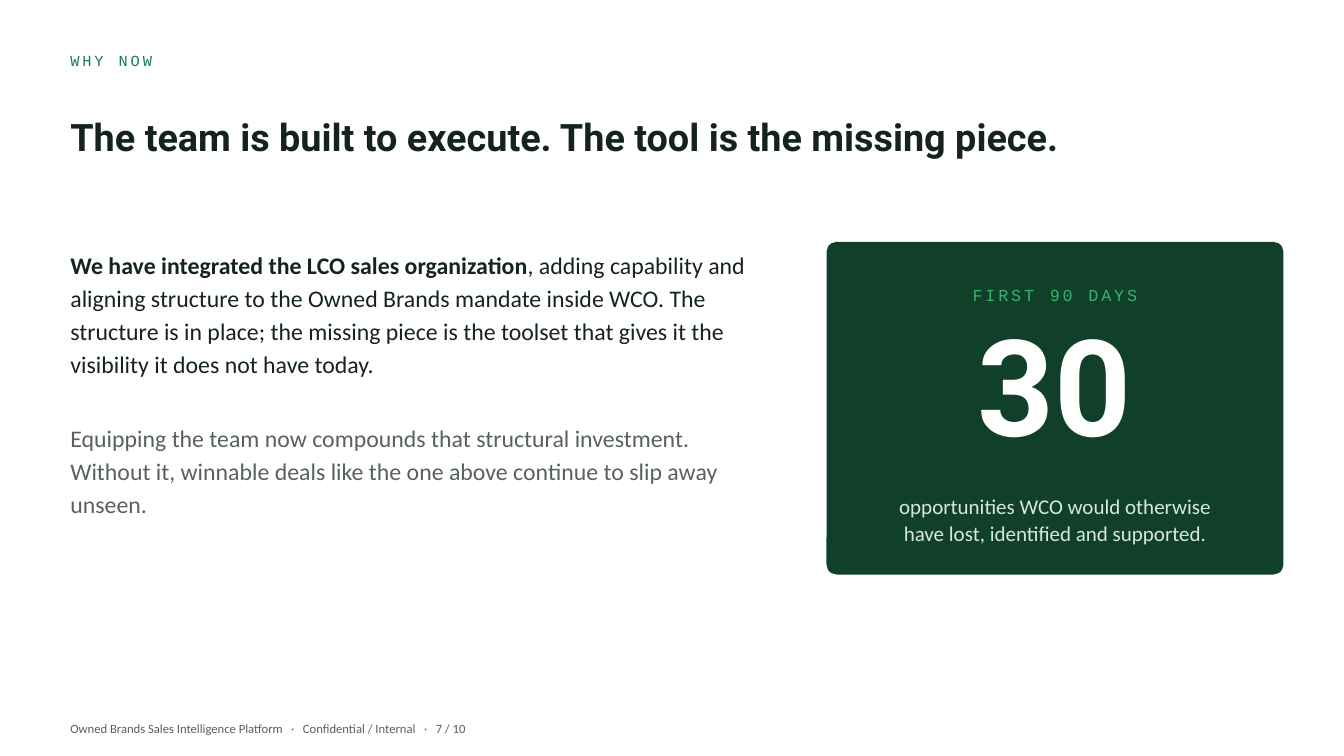
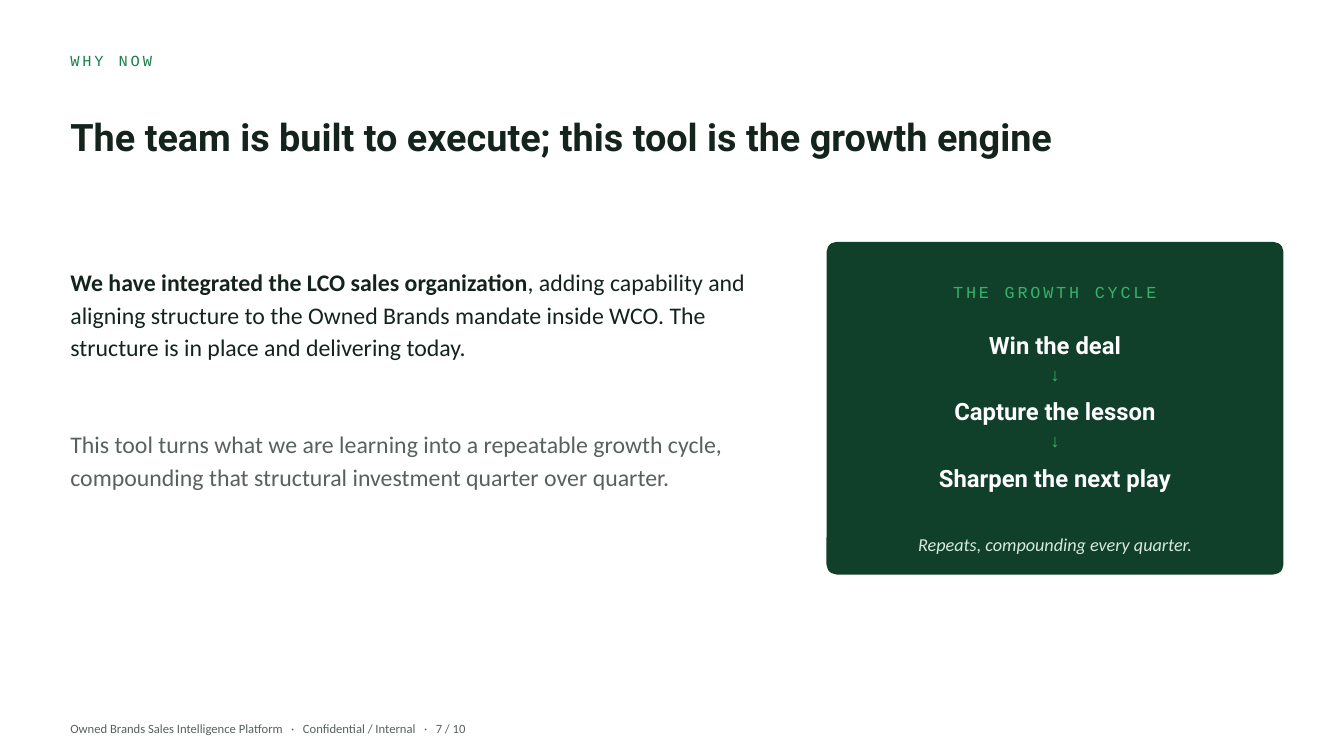
Before and after one commit to JGAVEN/OB_Dataverse, a slide deck: slide 7 of Board pitch/Owned_Brands_Board_Deck.pptx. Drawn at 1344x756 pixels with LibreOffice and Linux fonts; fonts in the diff are those of the drawing. Boxes give left, top, right and bottom in pixels: in the first picture for what was removed or moved away, otherwise in the second. Text is boxed around its words. In the diff, an @@ line names an element or a change of style, - is before the commit and + after.

```diff
--- a/Board pitch/Owned_Brands_Board_Deck.pptx
+++ b/Board pitch/Owned_Brands_Board_Deck.pptx
@@ text at [70,122,1052,159]: text changed @@
-The team is built to execute. The tool is the missing piece.
+The team is built to execute; this tool is the growth engine
@@ text at [70,274,744,360]: text changed @@
-We have integrated the LCO sales organization, adding capability and aligning structure to the Owned Brands mandate inside WCO. The structure is in place; the missing piece is the toolset that gives it the visibility it does not have today.
+We have integrated the LCO sales organization, adding capability and aligning structure to the Owned Brands mandate inside WCO. The structure is in place and delivering today.
@@ text added at [953,287,1157,298], 12 pt, text #37B26B @@
+THE GROWTH CYCLE
@@ text removed at [973,290,1137,301] @@
-FIRST 90 DAYS
@@ text removed at [978,339,1132,438] @@
-30
@@ text added at [989,336,1121,355], 17 pt, text #FFFFFF, bold @@
+Win the deal
@@ text added at [827,361,1284,387], 13 pt, text #37B26B @@
+↓
@@ text added at [954,402,1156,425], 17 pt, text #FFFFFF, bold @@
+Capture the lesson
@@ text removed at [70,430,717,513] @@
-Equipping the team now compounds that structural investment. Without it, winnable deals like the one above continue to slip away unseen.
@@ text added at [70,436,722,490], 17 pt, text #586160 @@
+This tool turns what we are learning into a repeatable growth cycle, compounding that structural investment quarter over quarter.
@@ text added at [827,427,1284,454], 13 pt, text #37B26B @@
+↓
@@ text added at [939,469,1170,492], 17 pt, text #FFFFFF, bold @@
+Sharpen the next play
@@ text removed at [899,499,1210,545] @@
-opportunities WCO would otherwise have lost, identified and supported.
@@ text added at [918,538,1192,554], 13 pt, text #D6E8DD, italic @@
+Repeats, compounding every quarter.
```
Also in this commit, not shown: 6 other slides changed, 3 other files.
